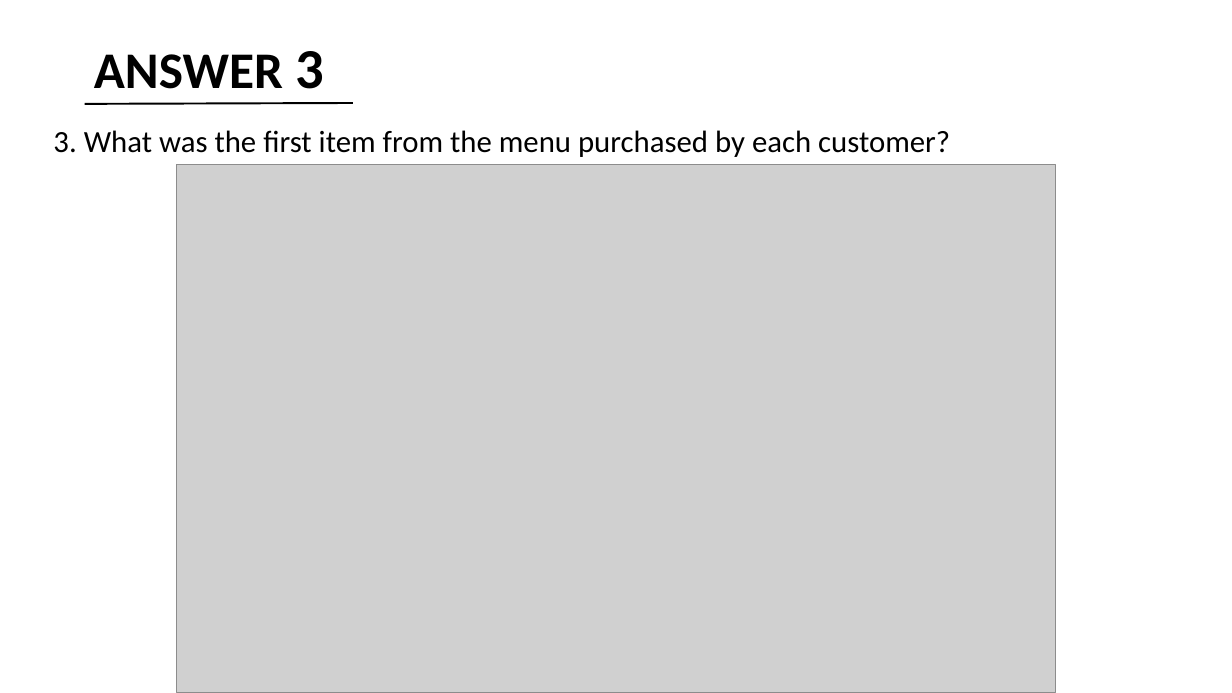
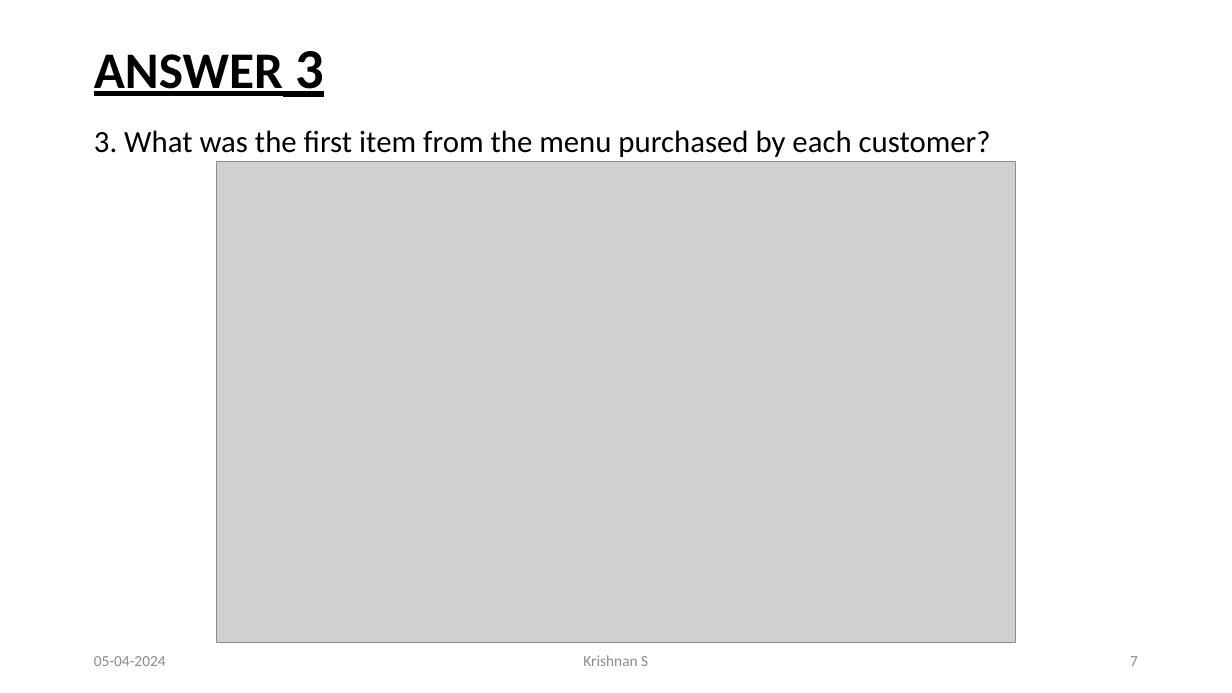
Before and after one commit to Krishnann-s/8-Week-SQL-Challenge, a slide deck: slide 7 of Case Study 1/Case Study 1# Dannys Dinner.pptx. Drawn at 1232x693 pixels with LibreOffice and Linux fonts; fonts in the diff are those of the drawing; grey boxes stand for pictures. Boxes give left, top, right and bottom in pixels: in the first picture for what was removed or moved away, otherwise in the second. Text is boxed around its words. In the diff, an @@ line names an element or a change of style, - is before the commit and + after.

```diff
--- a/Case Study 1/Case Study 1# Dannys Dinner.pptx
+++ b/Case Study 1/Case Study 1# Dannys Dinner.pptx
@@ title "ANSWER 3" at (94,51,325,97): underline on @@
@@ line removed from (85, 104) to (353, 103) @@
@@ text "3. What was the first ...": place and size @@
-text "3. What was the first ..." at (53,130,950,157)
+text "3. What was the first ..." at (94,130,991,157)
@@ picture: place and size @@
-picture at (177,165,1055,693)
+picture at (216,162,1016,642)
@@ text added at (94,656,166,666), 12 pt, text #8C8C8C @@
+05-04-2024
@@ text added at (583,655,648,666), 12 pt, text #8C8C8C @@
+Krishnan S
@@ page number added at (1130,656,1138,666), 12 pt, text #8C8C8C @@
+7
```
Also in this commit, not shown: 15 other slides changed, 7 other files.
